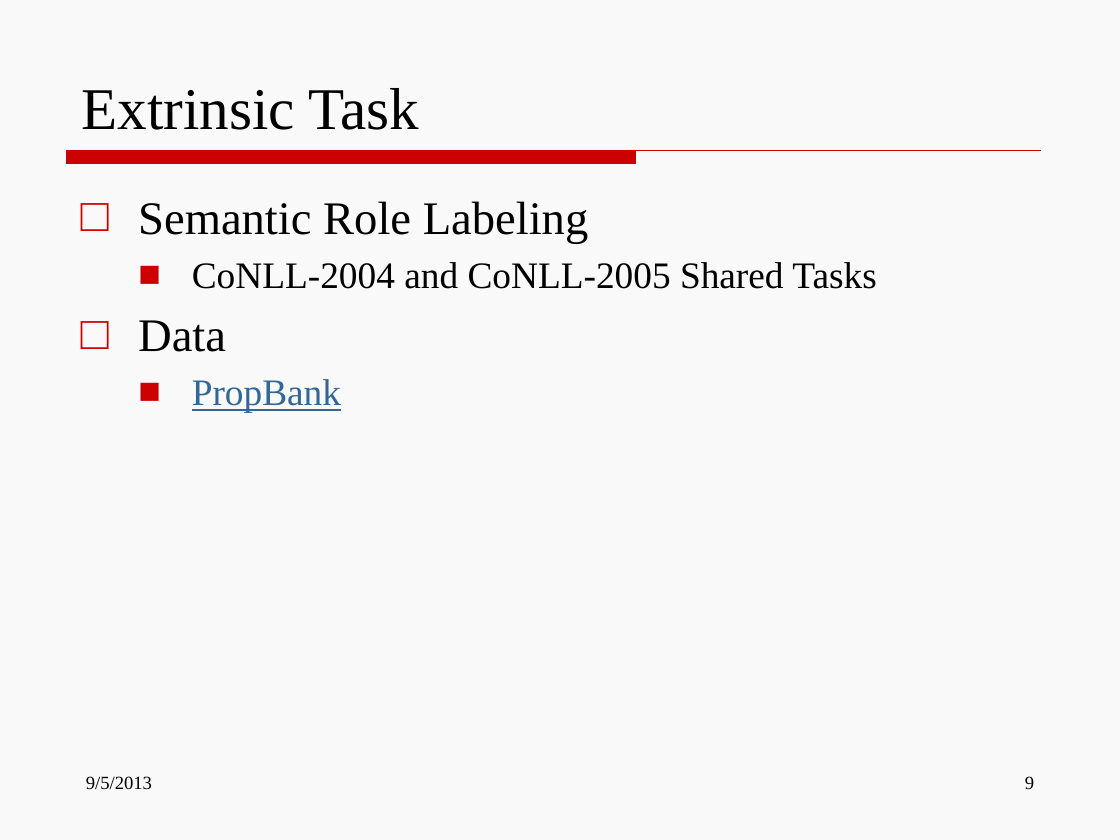
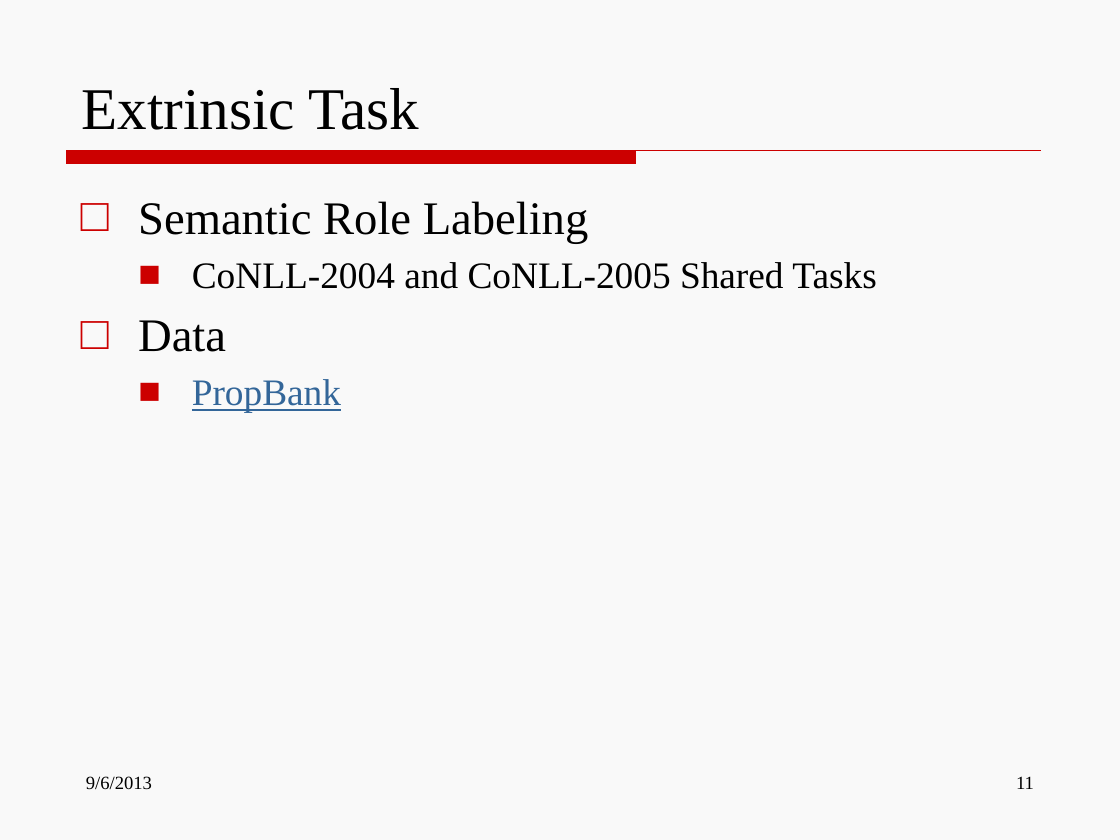
Before and after one commit to wencanluo/NLPFall2013, a slide deck: slide 11 of doc/More Ideas-Wencan.pptx (slide 9 before the commit). Drawn at 1120x840 pixels with LibreOffice and Linux fonts; fonts in the diff are those of the drawing. Boxes give left, top, right and bottom in pixels: in the first picture for what was removed or moved away, otherwise in the second. Text is boxed around its words. In the diff, an @@ line names an element or a change of style, - is before the commit and + after.

```diff
--- a/doc/More Ideas-Wencan.pptx
+++ b/doc/More Ideas-Wencan.pptx
@@ text at box(86, 776, 152, 790): text changed @@
-9/5/2013
+9/6/2013
@@ page number at box(1016, 776, 1034, 789): text changed @@
-9
+11
```
Also in this commit, not shown: 8 other slides changed, 2 slides added, 1 other file.
